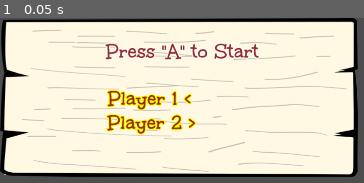
Above: before the commit, frame 1.
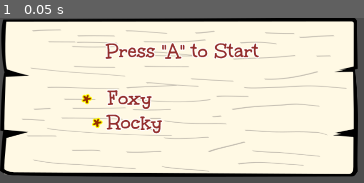
Above: after the commit, the same moment.

Repository: claesrosell/chicken_heist
Game: Godot game, scene res://scenes/select_players.tscn
Same seed, same stepped clock (60 frames per second), same inputs: the game is played once before the commit and once after it. This scene is started directly instead of the project's main scene.
Inputs:
- Up to frame 1 (0.05 s): no input

The runs differ from the first frame. In frame 1, 8.5% of the frame differs, in the area x 0-99%, y 0-97%.

Commit message:
Updated main menu and select player screens so that they starts the game

Diff:
--- a/chicken-heist/scenes/main_menu/main_menu.gd
+++ b/chicken-heist/scenes/main_menu/main_menu.gd
@@ -24,6 +24,9 @@
 		if index == 0:
 			print("play")
 			animation_player.play("main_to_none")
+			# Wait for animation, then switch scene
+			await animation_player.animation_finished
+			get_tree().change_scene_to_file("res://scenes/select_players.tscn")
 
 		elif index == 1:
 			print("how to play")
--- a/chicken-heist/scenes/select_players.gd
+++ b/chicken-heist/scenes/select_players.gd
@@ -1,17 +1,22 @@
 extends Node2D
 
 # --- CONFIG ---
-@onready var options: Array[Label] = [%Player1Label, %Player2Label]
+enum Character { FOXY, ROCKY }
+
+# Update your onready labels to include the new indicators
+@onready var options: Array[Label] = [%FoxyPlayerLabel, %RockyPlayerLabel]
+@onready var p1_indicators: Array[Label] = [%P1FoxyLabel, %P1RockyLabel]
+@onready var p2_indicators: Array[Label] = [%P2FoxyLabel, %P2RockyLabel]
+
 var default_color := Color(0.6, 0.2, 0.2) # Dark Red (Unselected)
 var highlight_color := Color(1.0, 1.0, 0.0) # Yellow (Hover)
 var ready_color := Color(0.0, 1.0, 0.0)     # Green (Locked In)
 
 # --- STATE ---
-# Tracks which option each player is hovering over (0 or 1)
-var p1_index := 0
-var p2_index := 1
+# Tracks which option each player is hovering over (Foxy or Rocky)
+var p1_choice: Character = Character.FOXY
+var p2_choice: Character = Character.ROCKY
 
-# Tracks if they have locked in
 var p1_ready := false
 var p2_ready := false
 
@@ -21,86 +26,100 @@
 func _input(event: InputEvent) -> void:
 	# --- PLAYER 1 INPUTS ---
 	if not p1_ready:
-		if event.is_action_pressed("p1_up"):
-			change_selection(1, -1)
-		elif event.is_action_pressed("p1_down"):
-			change_selection(1, 1)
-		elif event.is_action_pressed("p1_accept"):
+		if event.is_action_pressed("p1_d_up") or event.is_action_pressed("p1_d_down"):
+			change_selection(1)
+		elif event.is_action_pressed("p1_button_a"):
 			lock_in(1)
-	else:
-		# If locked, B button cancels status
-		if event.is_action_pressed("p1_cancel"):
-			cancel_ready(1)
+	elif event.is_action_pressed("p1_button_b"):
+		cancel_ready(1)
 
 	# --- PLAYER 2 INPUTS ---
 	if not p2_ready:
-		if event.is_action_pressed("p2_up"):
-			change_selection(2, -1)
-		elif event.is_action_pressed("p2_down"):
-			change_selection(2, 1)
-		elif event.is_action_pressed("p2_accept"):
+		if event.is_action_pressed("p2_d_up") or event.is_action_pressed("p2_d_down"):
+			change_selection(2)
+		elif event.is_action_pressed("p2_button_a"):
 			lock_in(2)
+	elif event.is_action_pressed("p2_button_b"):
+		cancel_ready(2)
+
+func change_selection(player_id: int) -> void:
+	if player_id == 1:
+		# P1 can move as long as they aren't ready
+		p1_choice = Character.ROCKY if p1_choice == Character.FOXY else Character.FOXY
 	else:
-		# If locked, B button cancels status
-		if event.is_action_pressed("p2_cancel"):
-			cancel_ready(2)
+		# P2 can only move if they aren't ready AND if they don't land
+		# on a character P1 has already locked
+		var new_choice = Character.ROCKY if p2_choice == Character.FOXY else Character.FOXY
 
-func change_selection(player_id: int, direction: int) -> void:
-	# Update index based on player
-	if player_id == 1:
-		p1_index = wrapi(p1_index + direction, 0, options.size())
-	else:
-		p2_index = wrapi(p2_index + direction, 0, options.size())
+		if p1_ready and new_choice == p1_choice:
+			print("Character is locked by Player 1")
+		else:
+			p2_choice = new_choice
 
 	update_visuals()
 
 func lock_in(player_id: int) -> void:
 	if player_id == 1:
+		# P1 can lock in freely
 		p1_ready = true
-		print("Player 1 is READY!")
+		# Optional: If P1 locks onto P2's current hover,
+		# push P2 to the other character automatically
+		if p1_choice == p2_choice and not p2_ready:
+			p2_choice = Character.ROCKY if p1_choice == Character.FOXY else Character.FOXY
+
 	else:
+		# P2 can only lock in if their choice is different from P1's LOCKED choice
+		if p1_ready and p2_choice == p1_choice:
+			print("Cannot select: Player 1 already locked this character!")
+			return # Block the lock-in
+
 		p2_ready = true
-		print("Player 2 is READY!")
 
 	update_visuals()
 	check_start()
 
 func cancel_ready(player_id: int) -> void:
-	# If anyone presses B, we unlock that player. Perhaps we should unlock both?
 	if player_id == 1:
 		p1_ready = false
-		print("Player 1 cancelled.")
 	else:
 		p2_ready = false
-		print("Player 2 cancelled.")
-
 	update_visuals()
 
 func check_start() -> void:
 	if p1_ready and p2_ready:
-		print(">>> BOTH PLAYERS READY! STARTING GAME... <<<")
-		# Add your scene transition here:
-		# get_tree().change_scene_to_file("res://scenes/game.tscn")
+		print(">>> STARTING GAME <<<")
+
+		# Determine who controls which character based on their choice
+		# If P1 chose FOXY, they are "p1" for Foxy. Otherwise, P2 is "p1" for Foxy.
+		if p1_choice == Character.FOXY:
+			Game.foxy_controls.set_player("p1")
+			Game.rocky_controls.set_player("p2")
+		else:
+			Game.foxy_controls.set_player("p2")
+			Game.rocky_controls.set_player("p1")
+
+		# Global resets
+		Game.score = 0
+		Game.time_left = 90 * 1000
+		Game.time_up_fired = false
+
+		get_tree().change_scene_to_file("res://scenes/game.tscn")
 
 func update_visuals() -> void:
-	# Reset all to default first
-	for label in options:
-		label.modulate = default_color
-		label.text = label.text.replace(" <", "").replace(" >", "") # Clear cursors
+	# 1. Reset everything to a base state
+	for i in range(options.size()):
+		# Hide all indicator stars by default
+		p1_indicators[i].visible = false
+		p2_indicators[i].visible = false
 
-	# Apply Player 1 Visuals
-	var p1_label = options[p1_index]
-	if p1_ready:
-		p1_label.modulate = ready_color
-	else:
-		p1_label.modulate = highlight_color
-		p1_label.text += " <" # P1 Indicator
+	# 2. Update Player 1 Visuals
+	var p1_idx = int(p1_choice)
+	p1_indicators[p1_idx].visible = true
+	# Optional: Change the indicator color to match the state
+	p1_indicators[p1_idx].modulate = ready_color if p1_ready else highlight_color
 
-	# Apply Player 2 Visuals
-	var p2_label = options[p2_index]
-	if p2_ready:
-		p2_label.modulate = ready_color
-	else:
-		# If both select the same one, blend colors or just keep yellow
-		p2_label.modulate = highlight_color
-		p2_label.text += " >" # P2 Indicator
+	# 3. Update Player 2 Visuals
+	var p2_idx = int(p2_choice)
+
+	p2_indicators[p2_idx].visible = true
+	p2_indicators[p2_idx].modulate = ready_color if p2_ready else highlight_color
--- a/chicken-heist/scenes/select_players.tscn
+++ b/chicken-heist/scenes/select_players.tscn
@@ -3,6 +3,7 @@
 [ext_resource type="Script" uid="uid://bhgjwqgad6jyt" path="res://scenes/select_players.gd" id="1_bn67b"]
 [ext_resource type="Texture2D" uid="uid://b36t8mhxypkj" path="res://art/insert_coin.png" id="2_u4xom"]
 [ext_resource type="FontFile" uid="uid://cwi3u3wrmv08l" path="res://art/Unkempt-Bold.ttf" id="3_fb5wn"]
+[ext_resource type="LabelSettings" uid="uid://bx25fnbgb8rxt" path="res://scenes/high_score/letter_label_settings.tres" id="4_u4xom"]
 
 [sub_resource type="LabelSettings" id="LabelSettings_jnqgf"]
 font = ExtResource("3_fb5wn")
@@ -22,8 +23,9 @@
 [node name="Control" type="Control" parent="." unique_id=97299414]
 layout_mode = 3
 anchors_preset = 0
+offset_top = -1.0
 offset_right = 40.0
-offset_bottom = 40.0
+offset_bottom = 39.0
 
 [node name="Sprite2D" type="Sprite2D" parent="Control" unique_id=2117021157]
 position = Vector2(429, 191)
@@ -38,22 +40,62 @@
 text = "Press \"A\" to Start"
 label_settings = SubResource("LabelSettings_jnqgf")
 
-[node name="Player1Label" type="Label" parent="Control" unique_id=622849841]
+[node name="FoxyPlayerLabel" type="Label" parent="Control" unique_id=622849841]
 unique_name_in_owner = true
 layout_mode = 0
 offset_left = 259.0
 offset_top = 163.0
 offset_right = 428.0
 offset_bottom = 224.0
-text = "Player 1"
+text = "Foxy"
 label_settings = SubResource("LabelSettings_3hkqe")
 
-[node name="Player2Label" type="Label" parent="Control" unique_id=1295406621]
+[node name="RockyPlayerLabel" type="Label" parent="Control" unique_id=1295406621]
 unique_name_in_owner = true
 layout_mode = 0
 offset_left = 258.0
 offset_top = 221.0
 offset_right = 438.0
 offset_bottom = 282.0
-text = "Player 2"
+text = "Rocky"
 label_settings = SubResource("LabelSettings_3hkqe")
+
+[node name="P1FoxyLabel" type="Label" parent="Control" unique_id=192649475]
+unique_name_in_owner = true
+layout_mode = 0
+offset_left = 197.0
+offset_top = 171.0
+offset_right = 220.0
+offset_bottom = 244.0
+text = "*"
+label_settings = ExtResource("4_u4xom")
+
+[node name="P2FoxyLabel" type="Label" parent="Control" unique_id=1491531127]
+unique_name_in_owner = true
+layout_mode = 0
+offset_left = 223.0
+offset_top = 171.0
+offset_right = 250.0
+offset_bottom = 244.0
+text = "*"
+label_settings = ExtResource("4_u4xom")
+
+[node name="P1RockyLabel" type="Label" parent="Control" unique_id=624750288]
+unique_name_in_owner = true
+layout_mode = 0
+offset_left = 196.0
+offset_top = 228.0
+offset_right = 219.0
+offset_bottom = 301.0
+text = "*"
+label_settings = ExtResource("4_u4xom")
+
+[node name="P2RockyLabel" type="Label" parent="Control" unique_id=1344165007]
+unique_name_in_owner = true
+layout_mode = 0
+offset_left = 222.0
+offset_top = 228.0
+offset_right = 249.0
+offset_bottom = 301.0
+text = "*"
+label_settings = ExtResource("4_u4xom")
